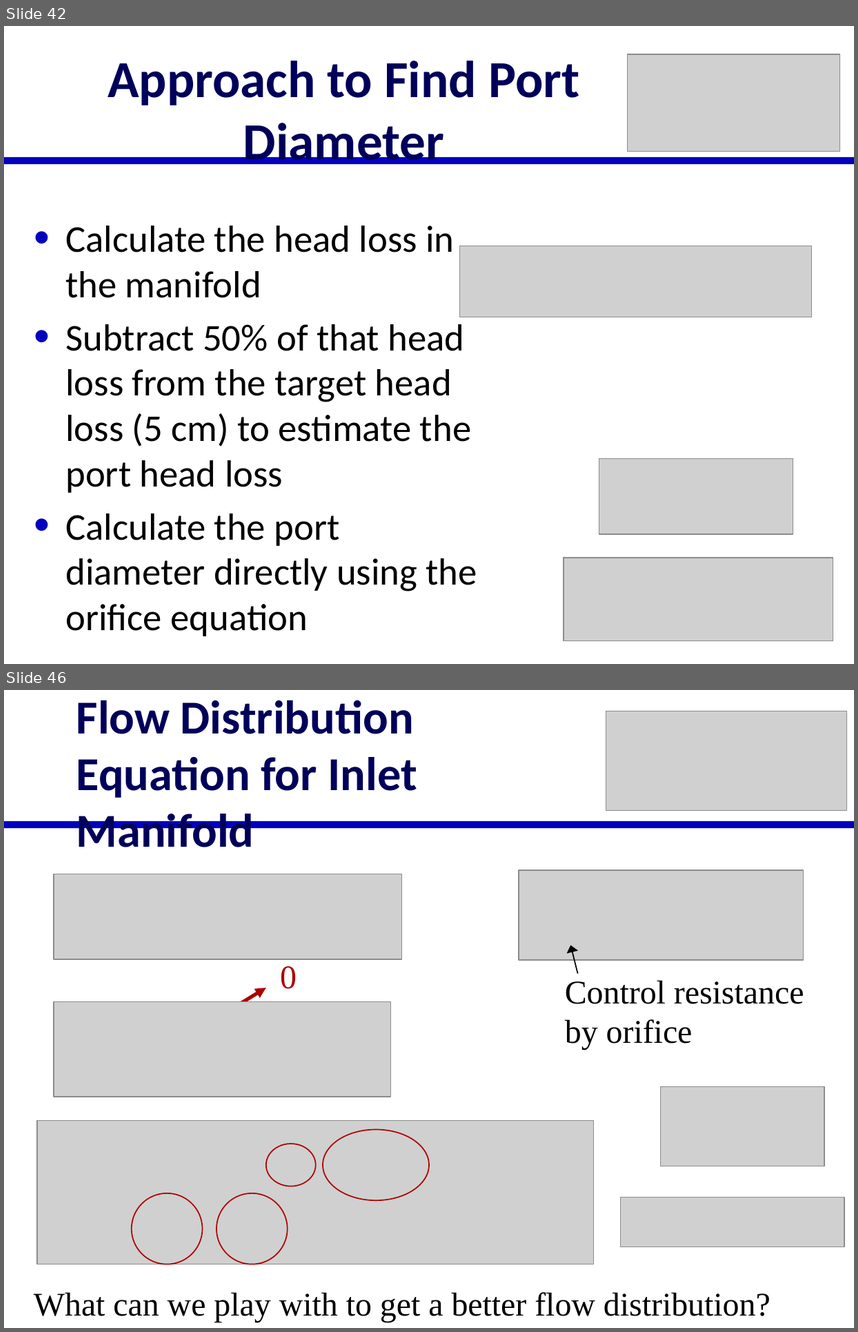
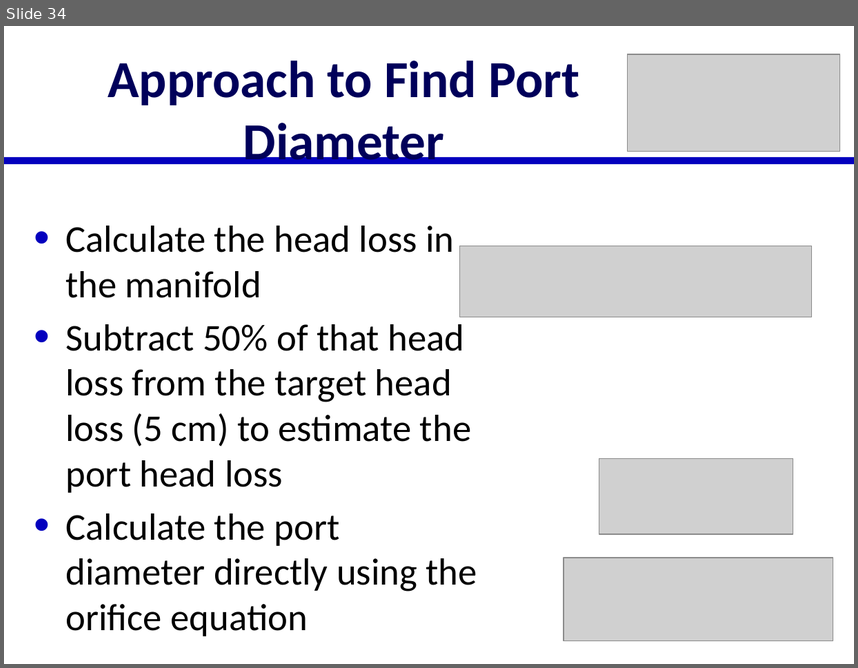
Before and after one commit to AguaClara/SWOT, a slide deck: Lectures/In Class/Manifolds.pptx. Shown one above the other, each under a label of ours: slides 42 and 46 before the commit, slide 34 after it; the slides between them are not shown. The pictures are 858x1332 and 858x668 pixels, drawn with LibreOffice and Linux fonts; fonts in the diff are those of the drawing; grey boxes stand for pictures; background and template pictures are left out. Boxes give left, top, right and bottom in pixels: in the first picture for what was removed or moved away, otherwise in the second. Text is boxed around its words. In the diff, an @@ line names an element or a change of style, - is before the commit and + after.

```diff
--- a/Lectures/In Class/Manifolds.pptx
+++ b/Lectures/In Class/Manifolds.pptx
@@ slide 46 removed at [4, 690, 854, 1328], background #FFFFFF; not listed: 1 template element that a slide beside it also shows @@
@@ title removed at [76, 700, 417, 847] @@
-Flow Distribution Equation for Inlet Manifold
@@ picture removed at [606, 711, 846, 811] @@
@@ picture removed at [53, 874, 402, 960] @@
@@ picture removed at [519, 870, 804, 960] @@
@@ arrow removed from (578, 973) to (571, 945) @@
@@ text removed at [280, 966, 297, 989] @@
-0
@@ arrow removed from (174, 1045) to (266, 987) @@
@@ text removed at [565, 980, 804, 1049] @@
-Control resistance by orifice
@@ picture removed at [53, 1002, 391, 1096] @@
@@ picture removed at [660, 1087, 824, 1166] @@
@@ picture removed at [37, 1120, 594, 1264] @@
@@ ellipse removed at [266, 1143, 315, 1185] @@
@@ ellipse removed at [323, 1130, 429, 1200] @@
@@ ellipse removed at [132, 1193, 202, 1264] @@
@@ ellipse removed at [217, 1193, 287, 1264] @@
@@ picture removed at [620, 1196, 844, 1246] @@
@@ text removed at [34, 1292, 771, 1321] @@
-What can we play with to get a better flow distribution?
@@ what was slide 42 is now slide 34 @@
```
Also in this commit, not shown: 2 slides changed, 22 other slides removed.
